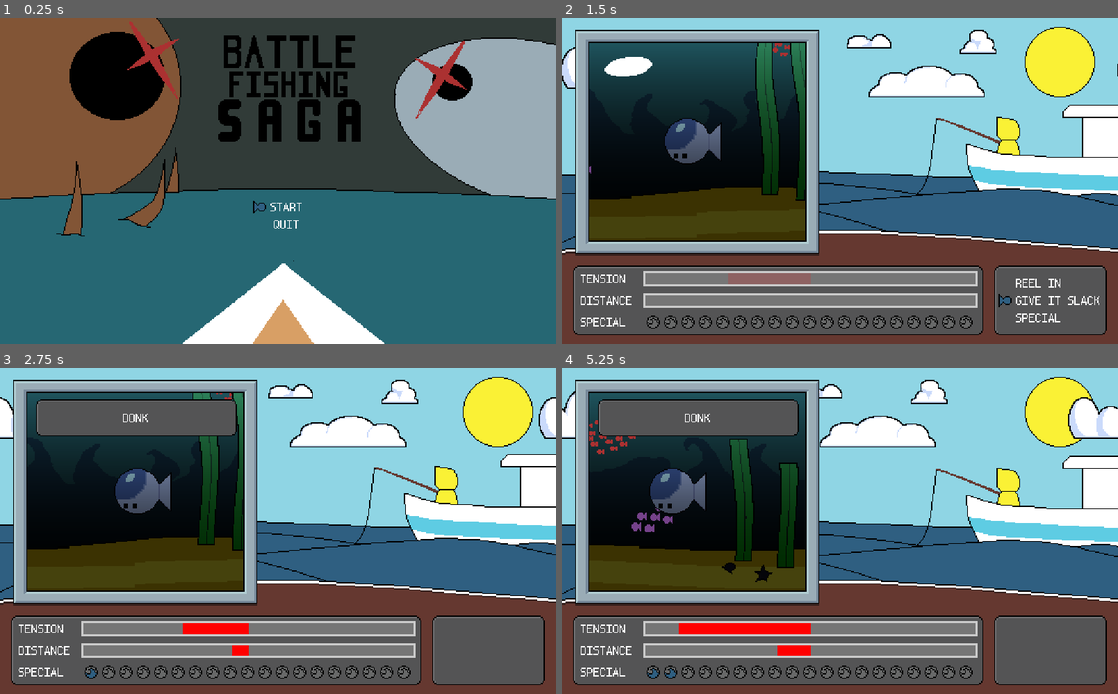
Above: before the commit, frames 1-4 (two rows, left to right).
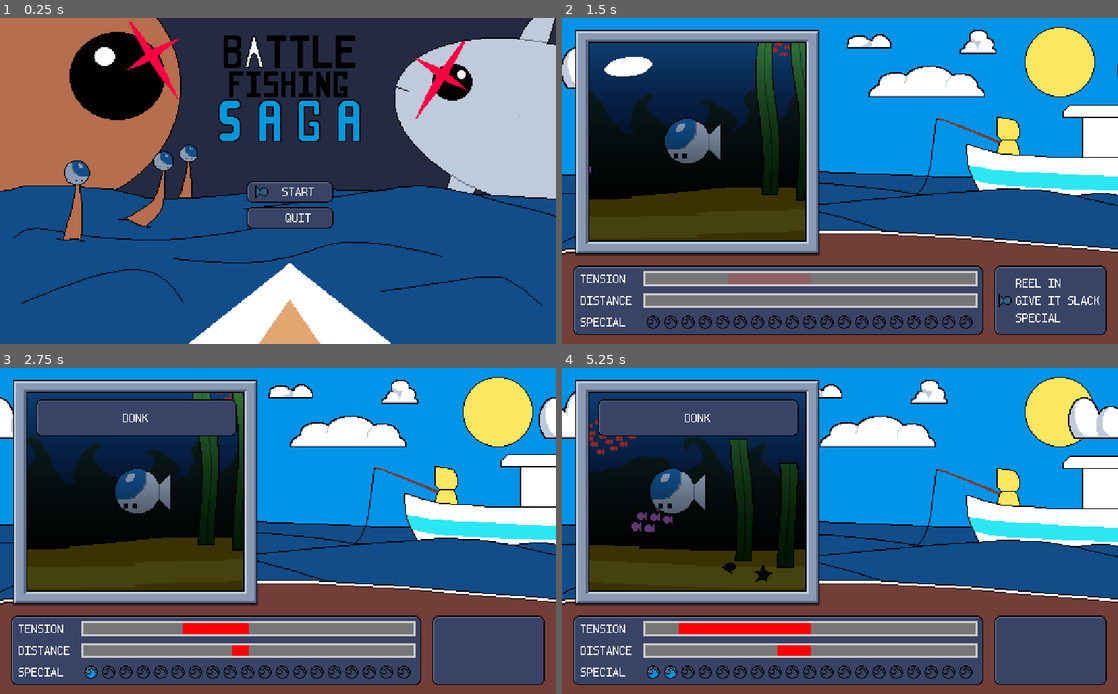
Above: after the commit, the same moments.

Repository: TateKennington/Battle-Fish-Saga
Game: Godot game, scene res://GUI/MainMenu.tscn
The game is run twice, just before and just after one commit, with the same random seed, the same clock (stepped at 60 frames per second) and the same inputs. The engine's default icon, where the game draws it, is replaced by a stand-in: a white triangle on a blue panel in a dark square.
Inputs:
- Up to frame 1 (0.25 s): no input
- Up to frame 2 (1.5 s): tap Enter at 0.5 s; hold Up 0.53-1.28 s; tap Space at 0.77, 1.25 s; hold Down from 1.28 s (still down)
- Up to frame 3 (2.75 s): tap Space at 1.52 s; release Down at 2.03 s; hold Up from 2.03 s (still down)
- Up to frame 4 (5.25 s): tap Space at 3.02, 3.77, 4.52 s; release Up at 3.53 s; hold Down from 3.53 s (still down)

The runs differ from the first frame. In frame 1, 69% of the frame differs, in the area x 0-100%, y 0-100%; in frame 2, 48%; in frame 3, 51%; in frame 4, 51%.

Commit message:
Use a colour palette

Diff:
--- a/GUI/MainMenu.tscn
+++ b/GUI/MainMenu.tscn
@@ -1,7 +1,7 @@
 [gd_scene load_steps=5 format=2]
 
 [ext_resource path="res://GUI/MainMenu.png" type="Texture" id=1]
-[ext_resource path="res://GUI/Components/MenuItem/MenuItem.tscn" type="PackedScene" id=2]
+[ext_resource path="res://GUI/Components/MenuTile/MenuTile.tscn" type="PackedScene" id=2]
 [ext_resource path="res://GUI/Components/Menu/Menu.tscn" type="PackedScene" id=4]
 [ext_resource path="res://GUI/MainMenu.gd" type="Script" id=5]
 
@@ -22,33 +22,43 @@
 }
 
 [node name="CenterContainer" type="CenterContainer" parent="."]
-anchor_right = 1.0
-anchor_bottom = 1.0
-margin_top = 65.0
+anchor_left = 0.383
+anchor_top = 0.406
+anchor_right = 0.66
+anchor_bottom = 0.741
+margin_left = -0.0960083
+margin_top = 0.199997
+margin_right = 0.0799866
+margin_bottom = 0.699982
 __meta__ = {
 "_edit_use_anchors_": false
 }
 
 [node name="VBoxContainer" type="VBoxContainer" parent="CenterContainer"]
-margin_left = 233.0
-margin_top = 103.0
-margin_right = 279.0
-margin_bottom = 131.0
+margin_left = 31.0
+margin_top = 28.0
+margin_right = 111.0
+margin_bottom = 72.0
+__meta__ = {
+"_edit_use_anchors_": false
+}
 
 [node name="Menu" parent="CenterContainer/VBoxContainer" instance=ExtResource( 4 )]
 margin_top = 0.0
-margin_right = 46.0
-margin_bottom = 28.0
+margin_bottom = 44.0
 
-[node name="MenuItem" parent="CenterContainer/VBoxContainer/Menu" instance=ExtResource( 2 )]
-margin_right = 46.0
+[node name="MenuTile" parent="CenterContainer/VBoxContainer/Menu" instance=ExtResource( 2 )]
+margin_right = 80.0
+margin_bottom = 20.0
+rect_min_size = Vector2( 80, 20 )
 text = "Start"
 expand = true
 
-[node name="MenuItem2" parent="CenterContainer/VBoxContainer/Menu" instance=ExtResource( 2 )]
-margin_top = 16.0
-margin_right = 46.0
-margin_bottom = 28.0
-text = "quit"
+[node name="MenuTile2" parent="CenterContainer/VBoxContainer/Menu" instance=ExtResource( 2 )]
+margin_top = 24.0
+margin_right = 80.0
+margin_bottom = 44.0
+rect_min_size = Vector2( 80, 20 )
+text = "Quit"
 expand = true
 [connection signal="selected" from="CenterContainer/VBoxContainer/Menu" to="." method="_on_Menu_selected"]
Binary file changed: Background/Battle/Background.aseprite
Binary file changed: Background/Battle/Background.png
Binary file changed: Background/Battle/Foreground.aseprite
Binary file changed: Background/Battle/Foreground.png
Binary file changed: Background/Battle/clouds.aseprite
Binary file changed: Background/Battle/clouds.png
Binary file changed: Background/OceanBackground-Far.aseprite
Binary file changed: Background/OceanBackground-Far.png
Binary file changed: Background/OceanBackground-Fish-Left.aseprite
Binary file changed: Background/OceanBackground-Fish-Left.png
Binary file changed: Background/OceanBackground-Fish-Right.aseprite
Binary file changed: Background/OceanBackground-Fish-Right.png
(and 17 more such lines)
